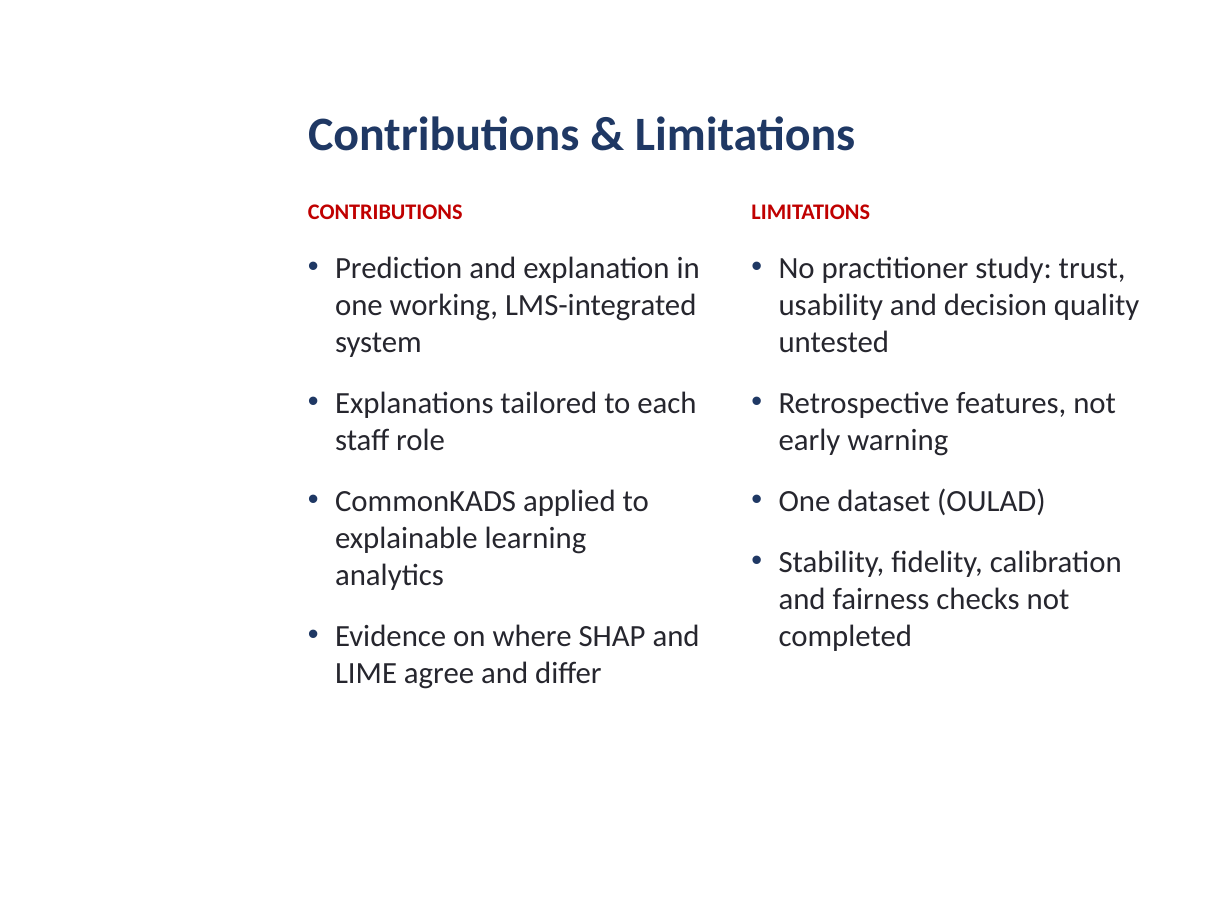
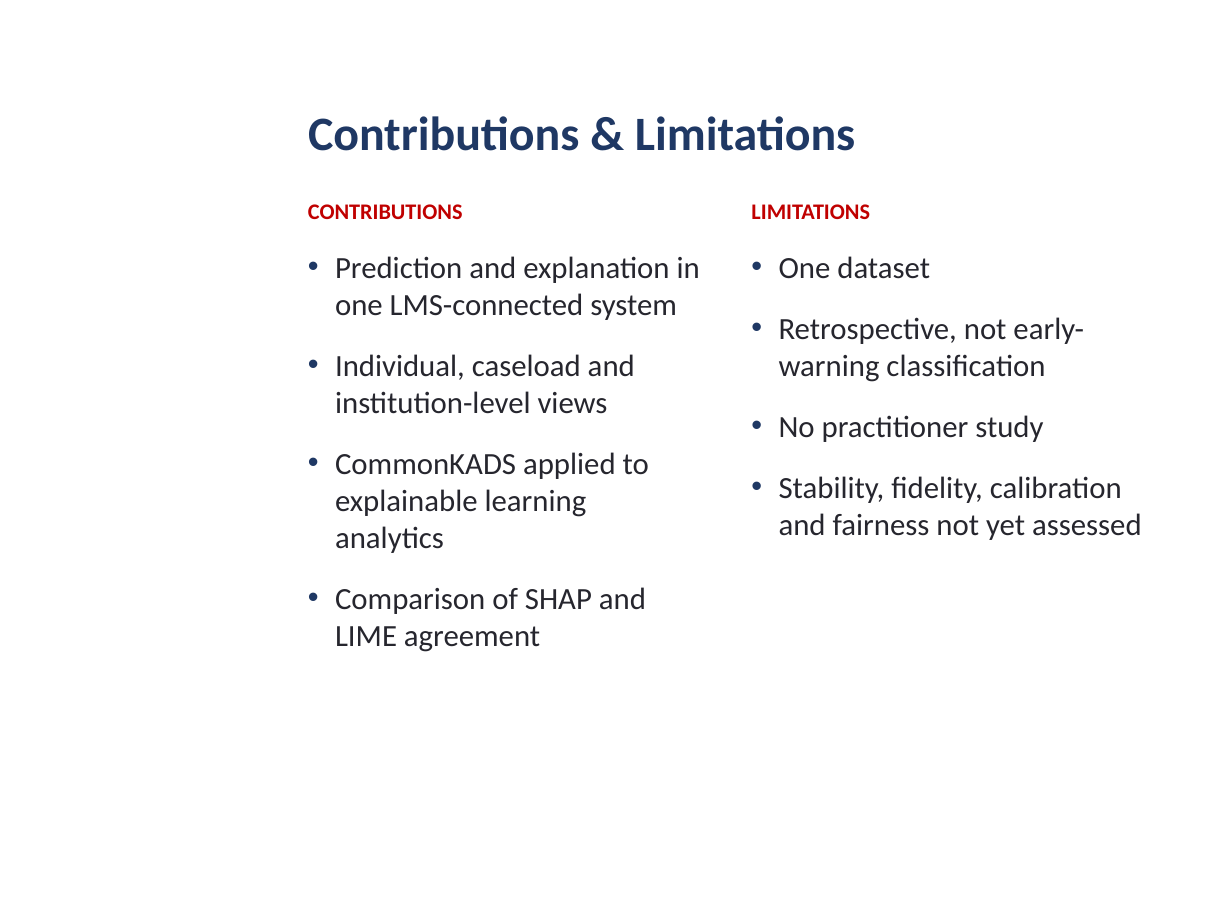
Before and after one commit to daniel-larry/python-run-result, a slide deck: slide 11 of Internal_Defense_Presentation.pptx. Drawn at 1232x924 pixels with LibreOffice and Linux fonts; fonts in the diff are those of the drawing; background and template pictures are left out. Boxes give left, top, right and bottom in pixels: in the first picture for what was removed or moved away, otherwise in the second. Text is boxed around its words. In the diff, an @@ line names an element or a change of style, - is before the commit and + after.

```diff
--- a/Internal_Defense_Presentation.pptx
+++ b/Internal_Defense_Presentation.pptx
@@ text at bbox=[335, 256, 700, 414]: text changed @@
-• Prediction and explanation in one working, LMS-integrated system
-• Explanations tailored to each staff role
+• Prediction and explanation in one LMS-connected system
+• Individual, caseload and institution-level views
@@ text at bbox=[779, 256, 1142, 540]: text changed @@
-• No practitioner study: trust, usability and decision quality untested
-• Retrospective features, not early warning
-• One dataset (OULAD)
-• Stability, fidelity, calibration and fairness checks not completed
+• One dataset
+• Retrospective, not early-warning classification
+• No practitioner study
+• Stability, fidelity, calibration and fairness not yet assessed
@@ text at bbox=[335, 587, 646, 652]: text changed @@
-• Evidence on where SHAP and LIME agree and differ
+• Comparison of SHAP and LIME agreement
```
Also in this commit, not shown: 10 other slides changed.
